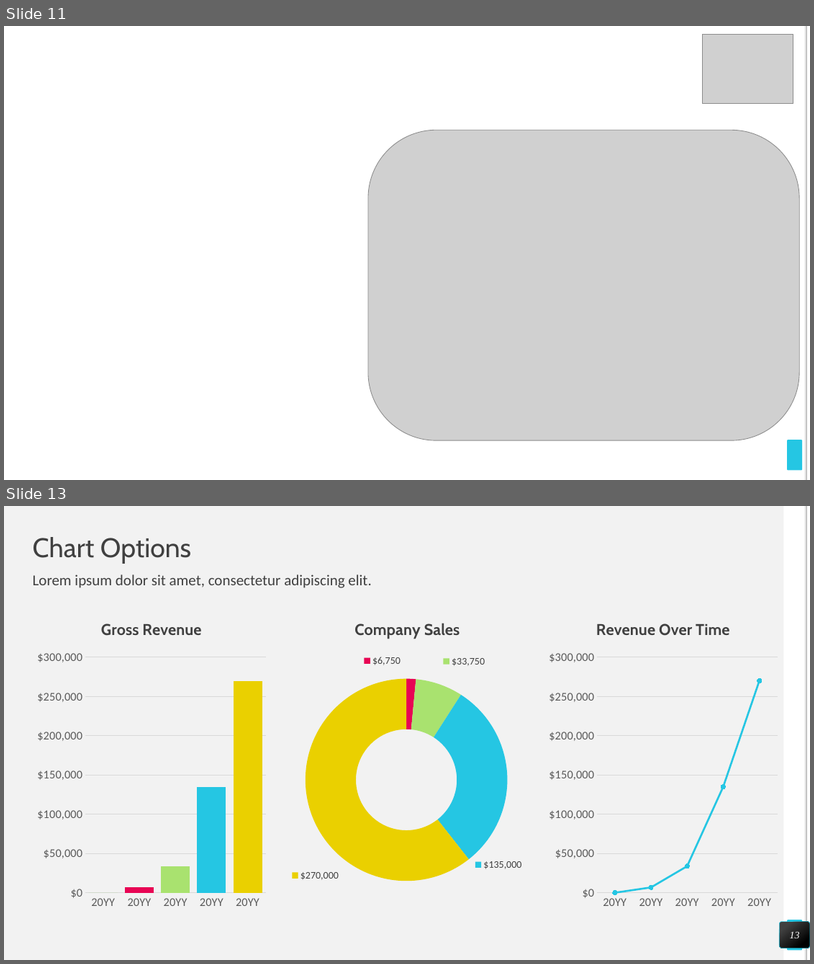
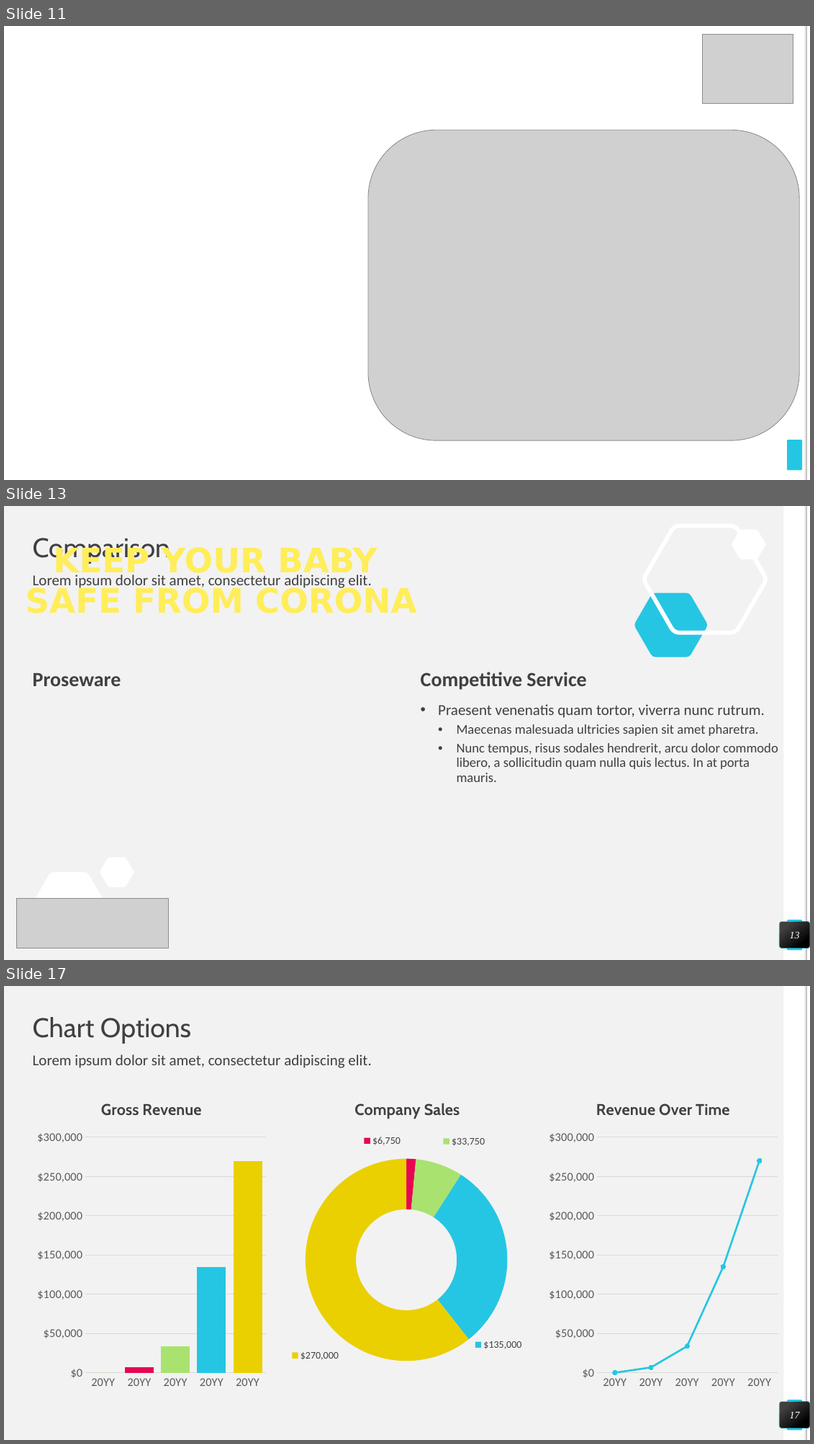
Before and after one commit to accuit/IqHealth, a slide deck: IqHealth/Marketing/HealthIQ-3.pptx. Shown one above the other, each under a label of ours: slides 11 and 13 before the commit, slides 11, 13 and 17 after it; the slides between them are not shown. The pictures are 814x964 and 814x1444 pixels, drawn with LibreOffice and Linux fonts; fonts in the diff are those of the drawing; grey boxes stand for pictures; background and template pictures are left out. Boxes give left, top, right and bottom in pixels: in the first picture for what was removed or moved away, otherwise in the second. Text is boxed around its words. In the diff, an @@ line names an element or a change of style, - is before the commit and + after.

```diff
--- a/IqHealth/Marketing/HealthIQ-3.pptx
+++ b/IqHealth/Marketing/HealthIQ-3.pptx
@@ slide 13 added at (4, 506, 810, 960), background picture (left out); not listed: 4 template elements that a slide beside it also shows @@
@@ freeform shape added at (645, 526, 766, 633), outline #FFFFFF 5 pt @@
@@ text added at (26, 545, 417, 613), 40 pt, text #FFED59, bold @@
+KEEP YOUR BABY
+SAFE FROM CORONA
@@ title added at (33, 538, 170, 564), 32 pt, text #404040 @@
+Comparison
@@ freeform shape added at (733, 530, 766, 559), fill #FFFFFF @@
@@ text added at (33, 574, 371, 590), 18 pt, text #404040 @@
+Lorem ipsum dolor sit amet, consectetur adipiscing elit.
@@ freeform shape added at (635, 593, 708, 657), fill #25C6E3 @@
@@ text added at (33, 673, 121, 686), 24 pt, text #404040, bold @@
+Proseware
@@ text added at (421, 672, 586, 690), 24 pt, text #404040, bold @@
+Competitive Service
@@ text added at (438, 704, 779, 782), 16 pt, text #404040 @@
+• Praesent venenatis quam tortor, viverra nunc rutrum.
+  • Maecenas malesuada ultricies sapien sit amet pharetra.
+  • Nunc tempus, risus sodales hendrerit, arcu dolor commodo libero, a sollicitudin quam nulla quis lectus. In at porta mauris.
@@ freeform shape added at (32, 872, 106, 936), fill #FFFFFF @@
@@ freeform shape added at (100, 857, 134, 886), fill #FFFFFF @@
@@ picture added at (17, 898, 169, 947) @@
@@ page number added at (780, 921, 810, 947), fill gradient #404040 to #000000, outline #25C6E3 0.5 pt, 12 pt, text #FFFFFF, italic @@
+13
@@ what was slide 13 is now slide 17 @@
@@ page number at (790, 1412, 800, 1418): text changed @@
-13
+17
```
Also in this commit, not shown: 1 slide changed, 3 other slides added, 15 other files.
